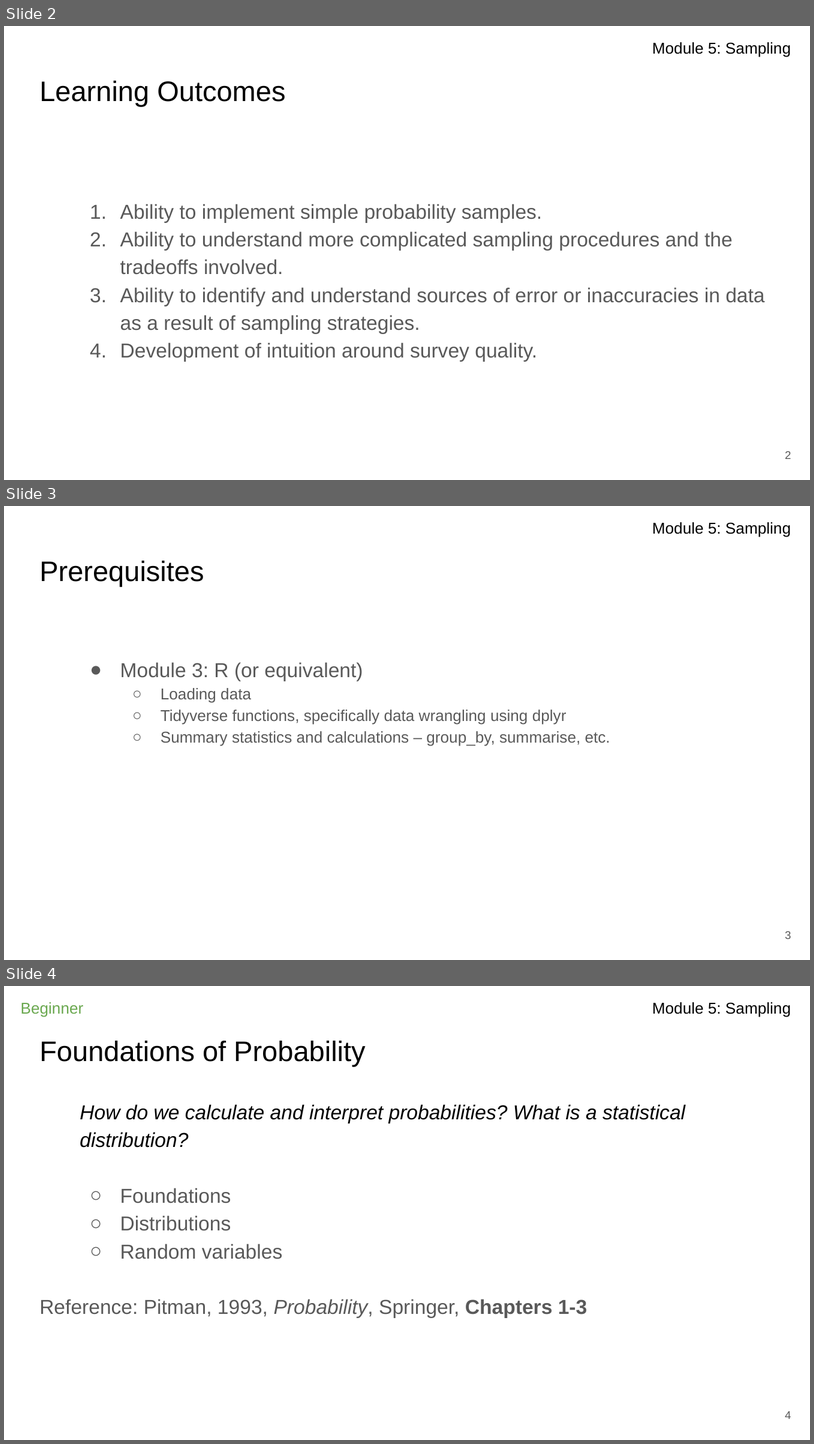
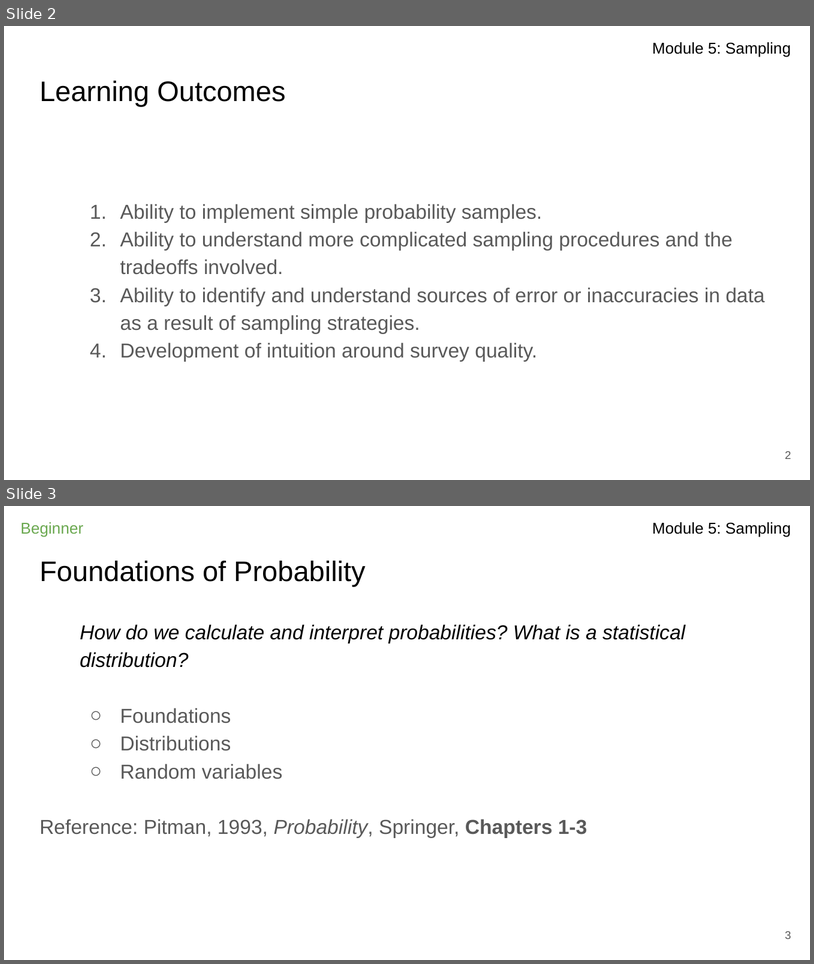
Before and after one commit to UofT-DSI/sampling, a slide deck: lectures/00-Introduction-slides.pptx. Shown one above the other, each under a label of ours: slides 2, 3 and 4 before the commit, slides 2 and 3 after it. The pictures are 814x1444 and 814x964 pixels, drawn with LibreOffice and Linux fonts; fonts in the diff are those of the drawing. Boxes give left, top, right and bottom in pixels: in the first picture for what was removed or moved away, otherwise in the second. Text is boxed around its words. In the diff, an @@ line names an element or a change of style, - is before the commit and + after.

```diff
--- a/lectures/00-Introduction-slides.pptx
+++ b/lectures/00-Introduction-slides.pptx
@@ slide 3 removed at box(4, 506, 810, 960), background #FFFFFF; not listed: 1 template element that a slide beside it also shows @@
@@ title removed at box(39, 561, 204, 586) @@
-Prerequisites
@@ text removed at box(120, 662, 611, 746) @@
-● Module 3: R (or equivalent)
-  ○ Loading data
-  ○ Tidyverse functions, specifically data wrangling using dplyr
-  ○ Summary statistics and calculations – group_by, summarise, etc.
@@ page number removed at box(785, 931, 791, 939) @@
-3
@@ what was slide 4 is now slide 3 @@
@@ page number at box(785, 931, 791, 939): text changed @@
-4
+3
```
Also in this commit, not shown: 1 slide changed, 1 other slide removed, 21 other files.
